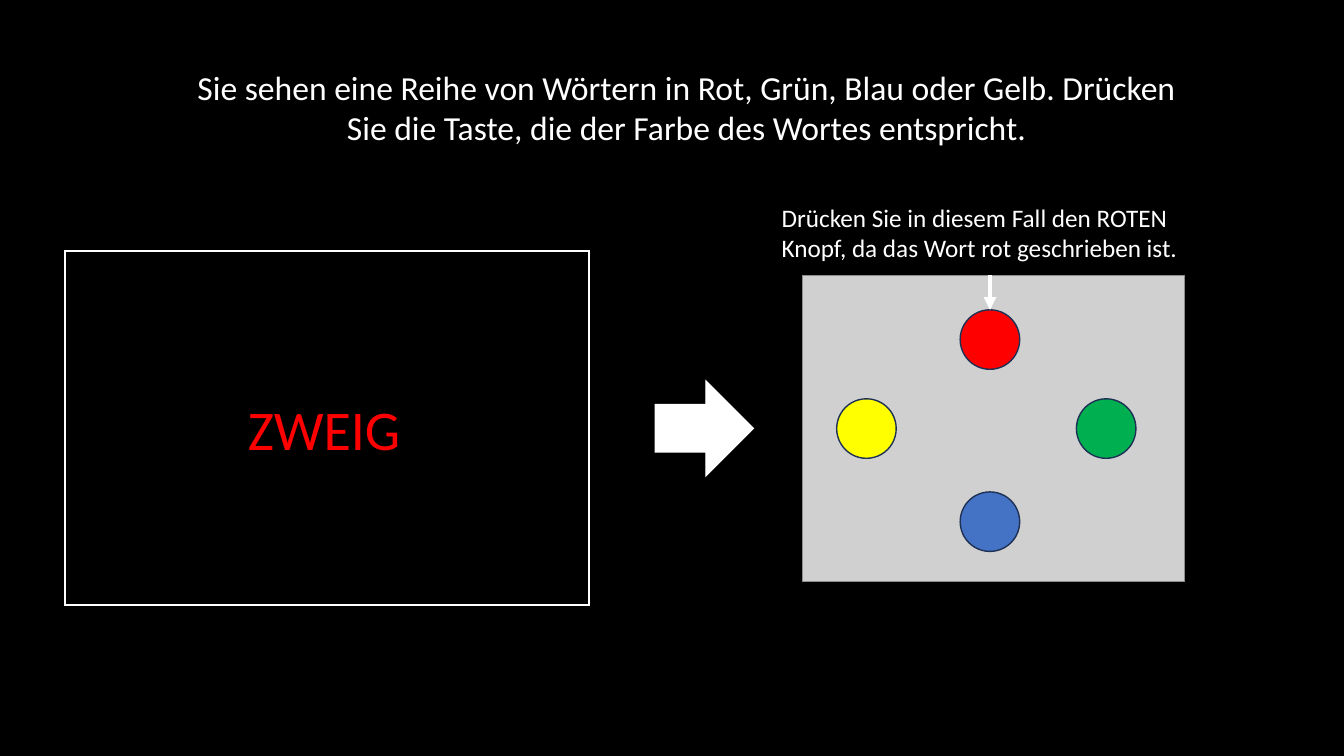
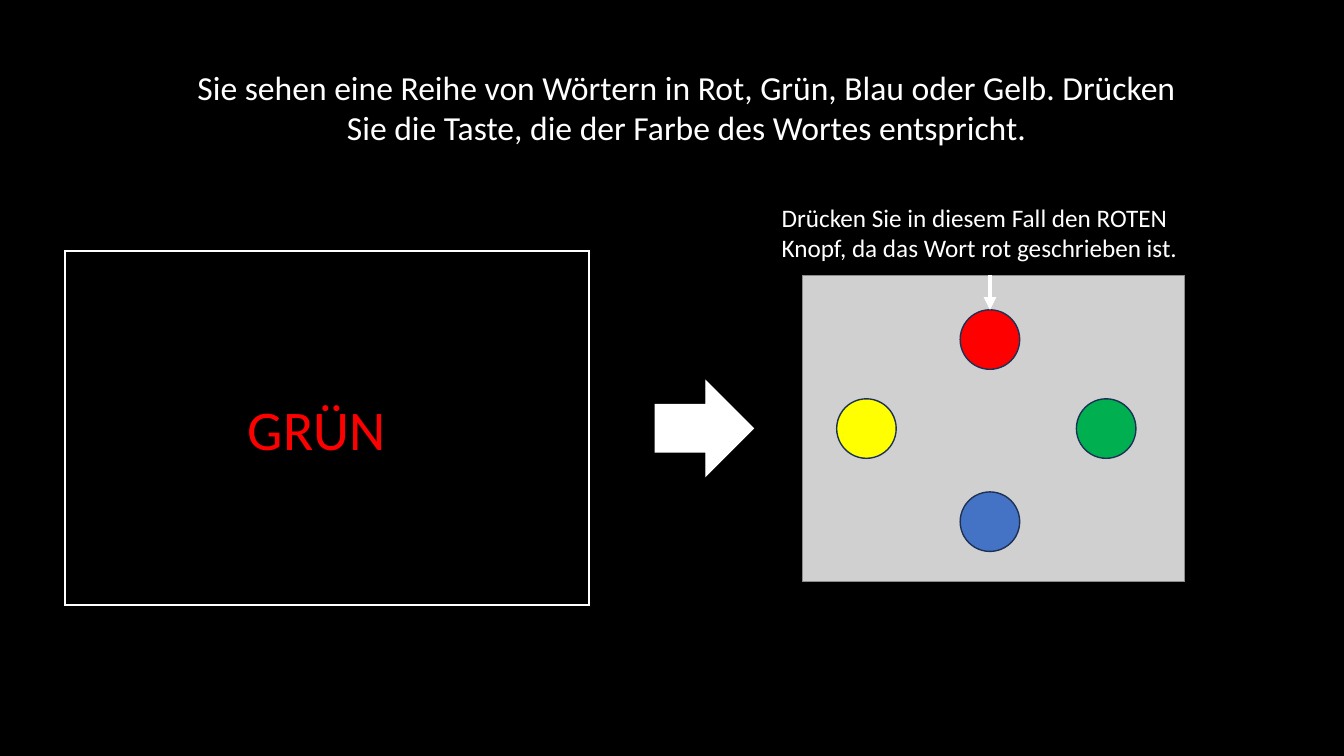
Before and after one commit to LabBench-Society/Protocols.Beta, a slide deck: slide 4 of docs/aau.cnap.lnp.cogniPain2.protocol.v2/StroopInstructions_DE.pptx. Drawn at 1344x756 pixels with LibreOffice and Linux fonts; fonts in the diff are those of the drawing; grey boxes stand for pictures. Boxes give left, top, right and bottom in pixels: in the first picture for what was removed or moved away, otherwise in the second. Text is boxed around its words. In the diff, an @@ line names an element or a change of style, - is before the commit and + after.

```diff
--- a/docs/aau.cnap.lnp.cogniPain2.protocol.v2/StroopInstructions_DE.pptx
+++ b/docs/aau.cnap.lnp.cogniPain2.protocol.v2/StroopInstructions_DE.pptx
@@ text at (x1=248, y1=405, x2=386, y2=451): text changed @@
-ZWEIG
+GRÜN
```
Also in this commit, not shown: 1 other slide changed.
